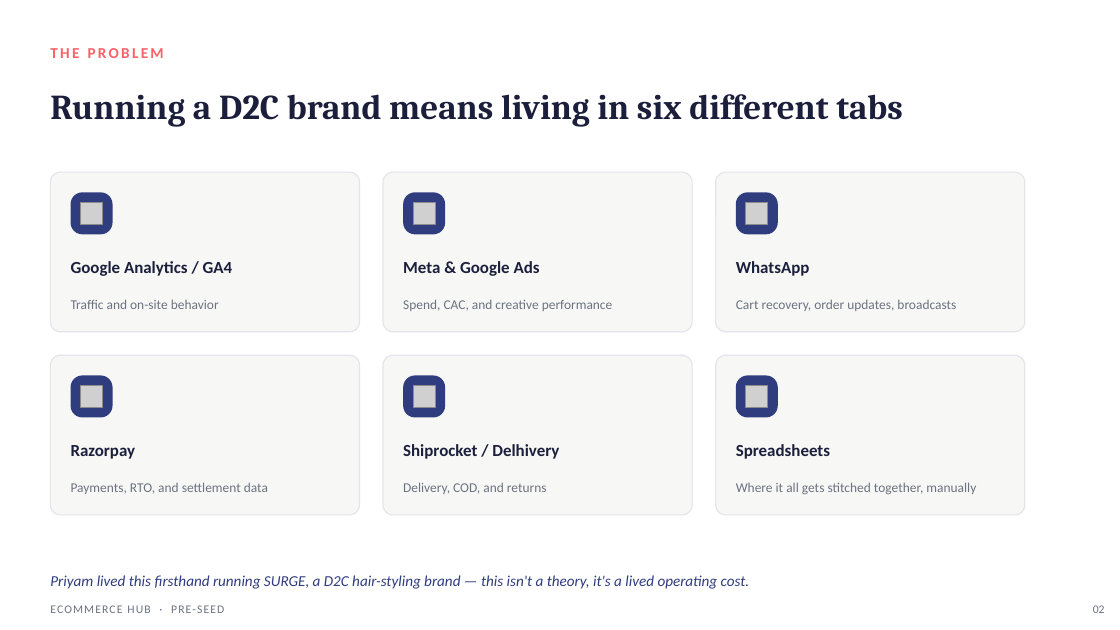
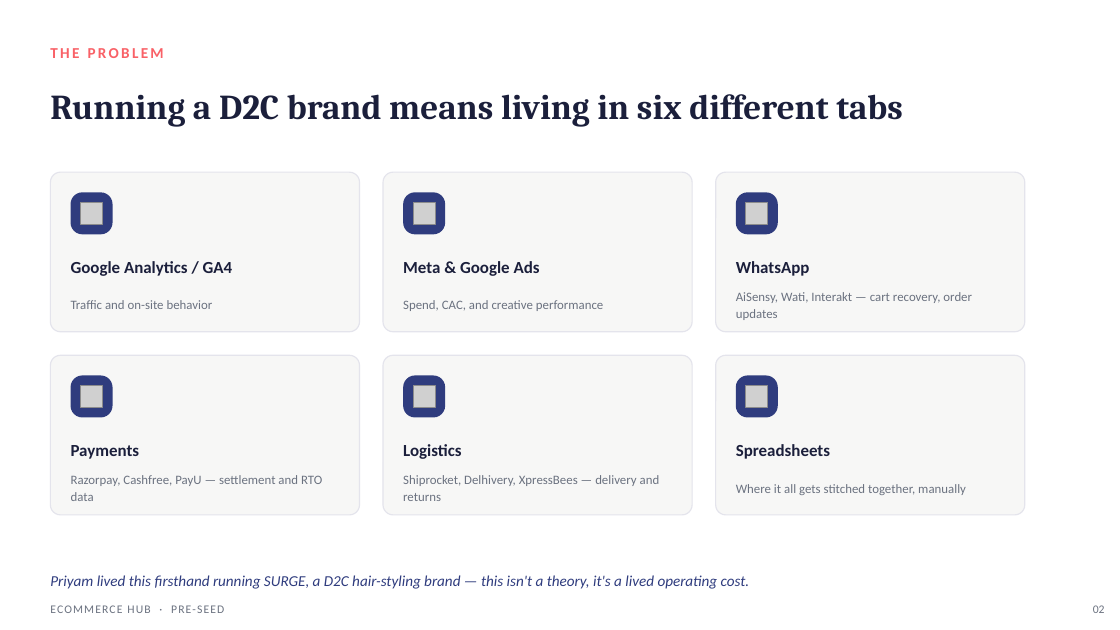
Before and after one commit to rupaparapriyam/priyam-ka-patora, a slide deck: slide 2 of A priyam ka patora/Startup Ideas/03 - Ecommerce Hub/Ecommerce_Hub_PreSeed_Deck.pptx. Drawn at 1120x630 pixels with LibreOffice and Linux fonts; fonts in the diff are those of the drawing; grey boxes stand for pictures. Boxes give left, top, right and bottom in pixels: in the first picture for what was removed or moved away, otherwise in the second. Text is boxed around its words. In the diff, an @@ line names an element or a change of style, - is before the commit and + after.

```diff
--- a/A priyam ka patora/Startup Ideas/03 - Ecommerce Hub/Ecommerce_Hub_PreSeed_Deck.pptx
+++ b/A priyam ka patora/Startup Ideas/03 - Ecommerce Hub/Ecommerce_Hub_PreSeed_Deck.pptx
@@ text at [736,292,972,320]: text changed; size 11.5 to 11 pt @@
-Cart recovery, order updates, broadcasts
+AiSensy, Wati, Interakt — cart recovery, order updates
@@ text at [71,445,140,459]: text changed @@
-Razorpay
+Payments
@@ text at [403,444,461,459]: text changed @@
-Shiprocket / Delhivery
+Logistics
@@ text at [71,475,322,501]: text changed; size 11.5 to 11 pt @@
-Payments, RTO, and settlement data
+Razorpay, Cashfree, PayU — settlement and RTO data
@@ text at [403,475,660,501]: text changed; size 11.5 to 11 pt @@
-Delivery, COD, and returns
+Shiprocket, Delhivery, XpressBees — delivery and returns
@@ size 11.5 to 11 pt; line spacing 1 to 1.1 in 3 elements at [71,300,213,309], [403,300,604,311], [736,484,966,495] @@
```
Also in this commit, not shown: 15 other slides changed, 1 slide added, 2 other files.
